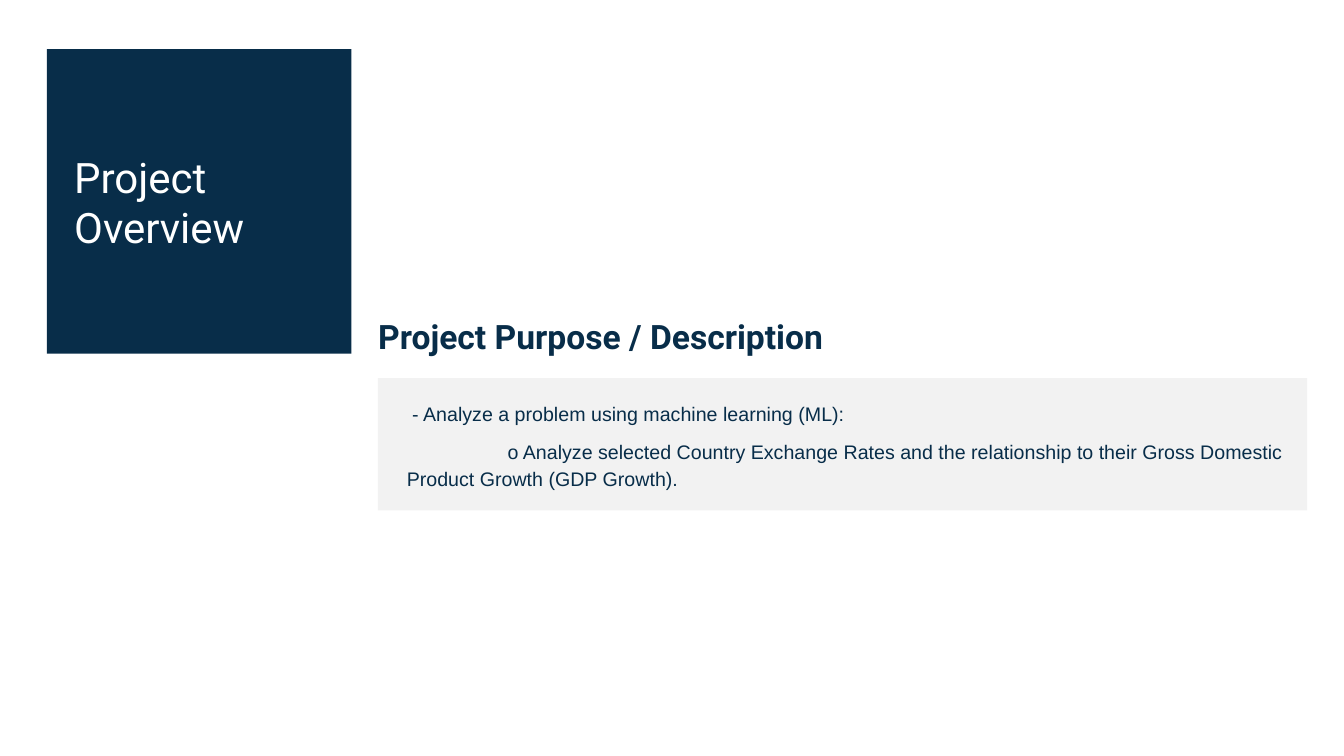
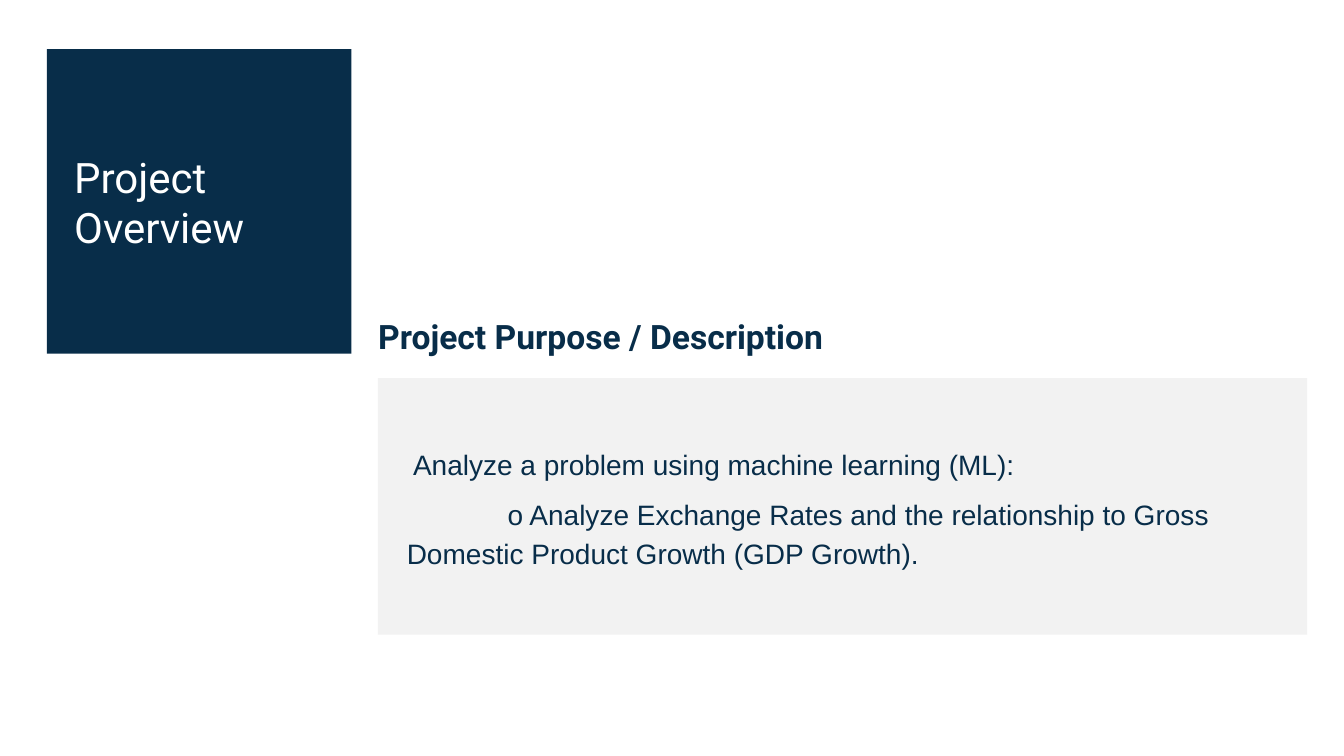
Before and after one commit to tbrown14611/Project_2, a slide deck: slide 2 of Team_3_AI_Bootcamp_Project_2.pptx. Drawn at 1344x756 pixels with LibreOffice and Linux fonts; fonts in the diff are those of the drawing. Boxes give left, top, right and bottom in pixels: in the first picture for what was removed or moved away, otherwise in the second. Text is boxed around its words. In the diff, an @@ line names an element or a change of style, - is before the commit and + after.

```diff
--- a/Team_3_AI_Bootcamp_Project_2.pptx
+++ b/Team_3_AI_Bootcamp_Project_2.pptx
@@ rectangle "Analyze a problem using machine ...": place and size @@
-rectangle "Analyze a problem using machine ..." at (378, 378, 1308, 510)
+rectangle "Analyze a problem using machine ..." at (378, 378, 1308, 635)
@@ text in rectangle at (407, 454, 1209, 569): text changed; size 14 to 20 pt @@
-- Analyze a problem using machine learning (ML):
-o Analyze selected Country Exchange Rates and the relationship to their Gross Domestic Product Growth (GDP Growth).
+Analyze a problem using machine learning (ML):
+o Analyze Exchange Rates and the relationship to Gross Domestic Product Growth (GDP Growth).
```
Also in this commit, not shown: 1 other slide changed, 1 slide added.
